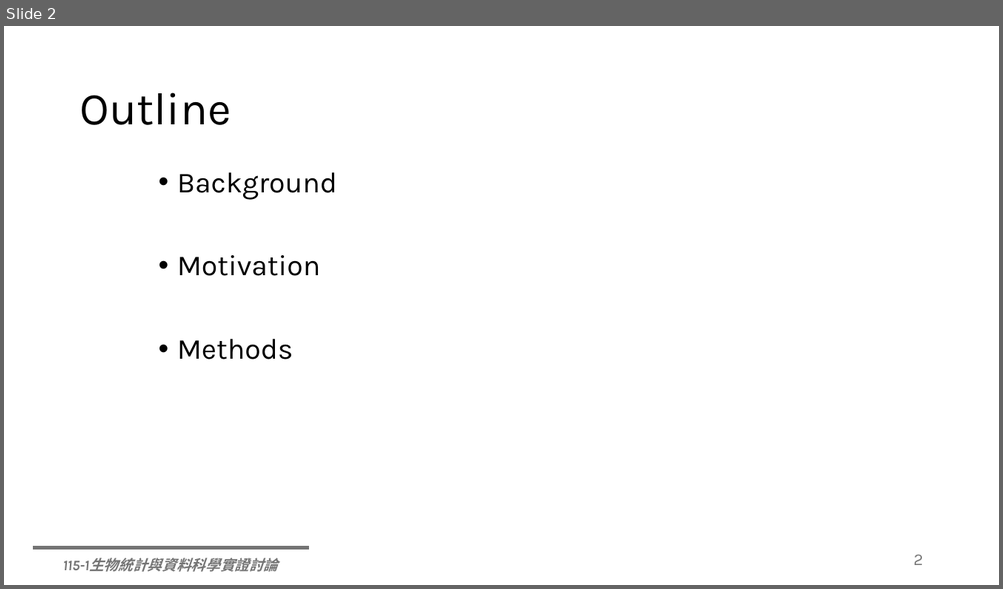
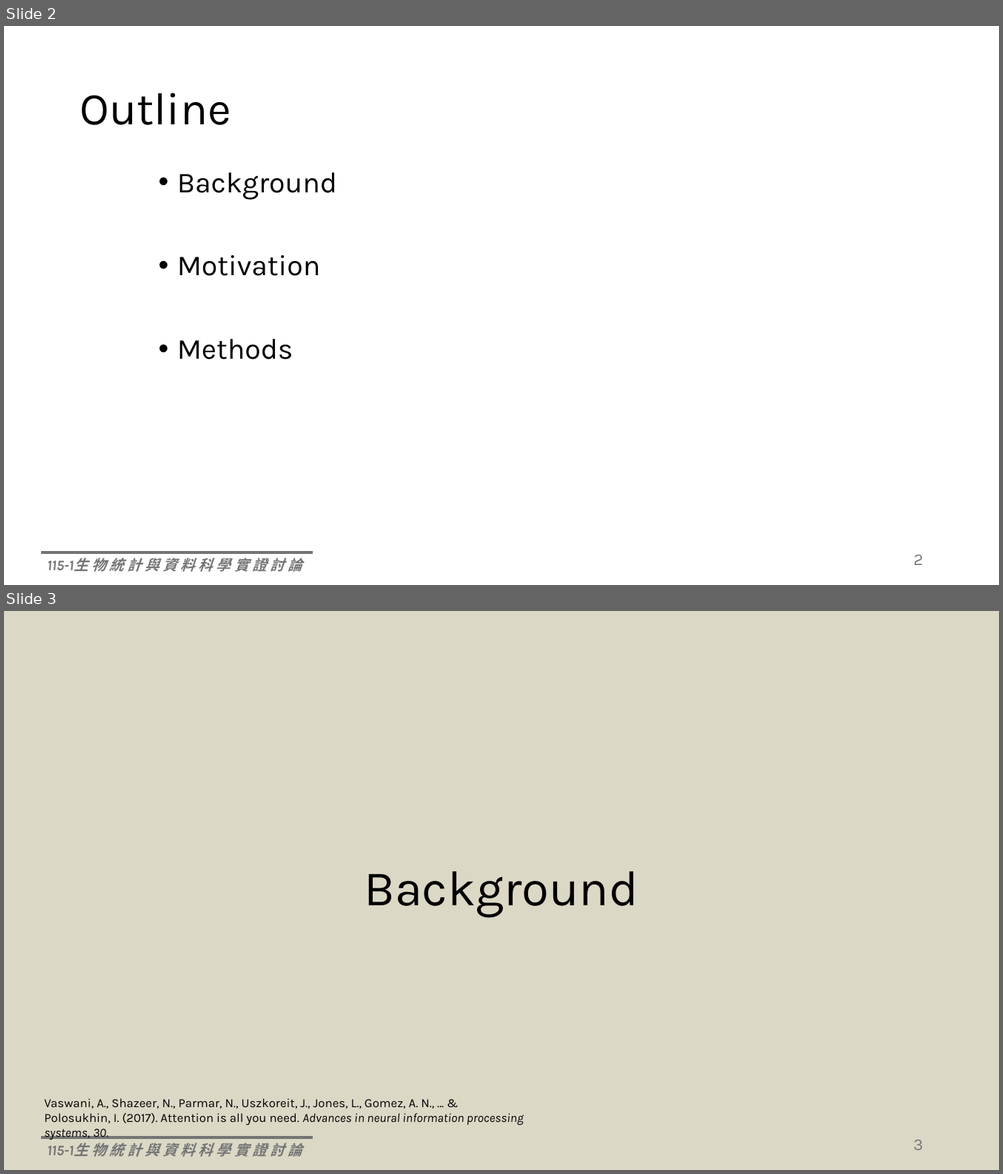
Before and after one commit to Lai-jun-yan/Deep_glm, a slide deck: seminar/Fusing global attention and self-attention for better performance and.pptx. Shown one above the other, each under a label of ours: slide 2 before the commit, slides 2 and 3 after it. The pictures are 1003x589 and 1003x1174 pixels, drawn with LibreOffice and Linux fonts; fonts in the diff are those of the drawing. Boxes give left, top, right and bottom in pixels: in the first picture for what was removed or moved away, otherwise in the second. Text is boxed around its words. In the diff, an @@ line names an element or a change of style, - is before the commit and + after.

Commit message:
做完Global attention layer的介紹

```diff
--- a/seminar/Fusing global attention and self-attention for better performance and.pptx
+++ b/seminar/Fusing global attention and self-attention for better performance and.pptx
@@ slide 3 added at (4,611,999,1170), background #FFFFFF; not listed: 2 template elements that a slide beside it also shows @@
@@ rectangle added at (4,611,999,1170), fill #DCD8C6 @@
@@ title added at (364,871,638,918), 48 pt, text #000000 @@
+Background
@@ text added at (44,1099,523,1139), 12 pt, text #000000 @@
+Vaswani, A., Shazeer, N., Parmar, N., Uszkoreit, J., Jones, L., Gomez, A. N., ... & Polosukhin, I. (2017). Attention is all you need. Advances in neural information processing systems, 30.
@@ page number added at (913,1140,922,1150), 16 pt, text #797979 @@
+3
@@ slide 2 changed as well @@
@@ line moved from (32, 548) - (308, 548) to (41, 553) - (313, 553) @@
@@ text at (47,558,302,572): spaces changed @@
-115-1生物統計與資料科學實證討論
+115-1生 物 統 計 與 資 料 科 學 實 證 討 論
```
Also in this commit, not shown: 10 other slides changed, 7 other slides added, 4 slides removed.
